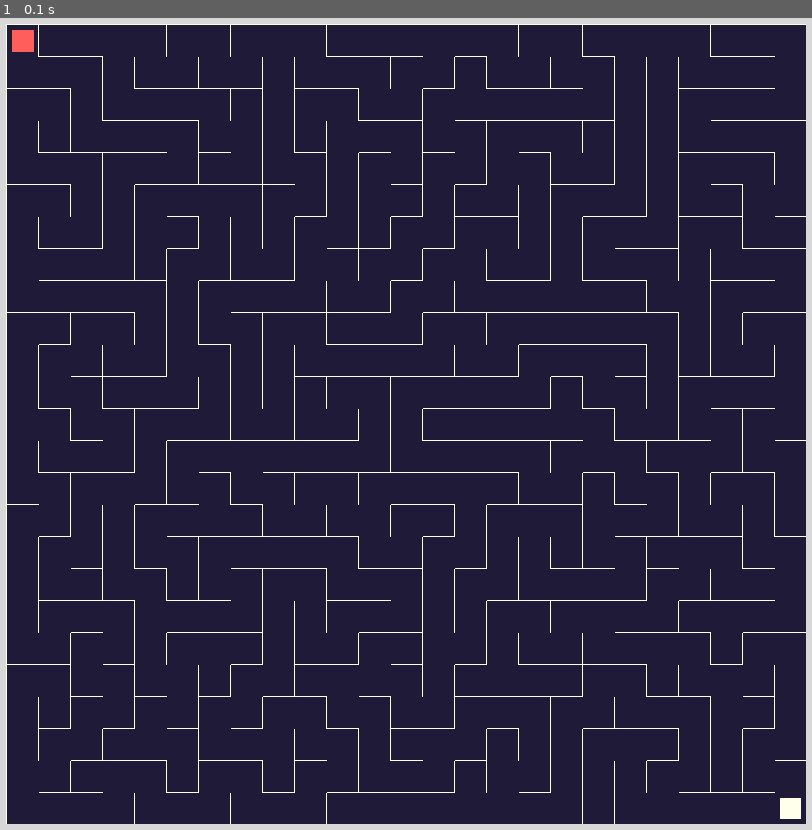
Above: before the commit, frame 1.
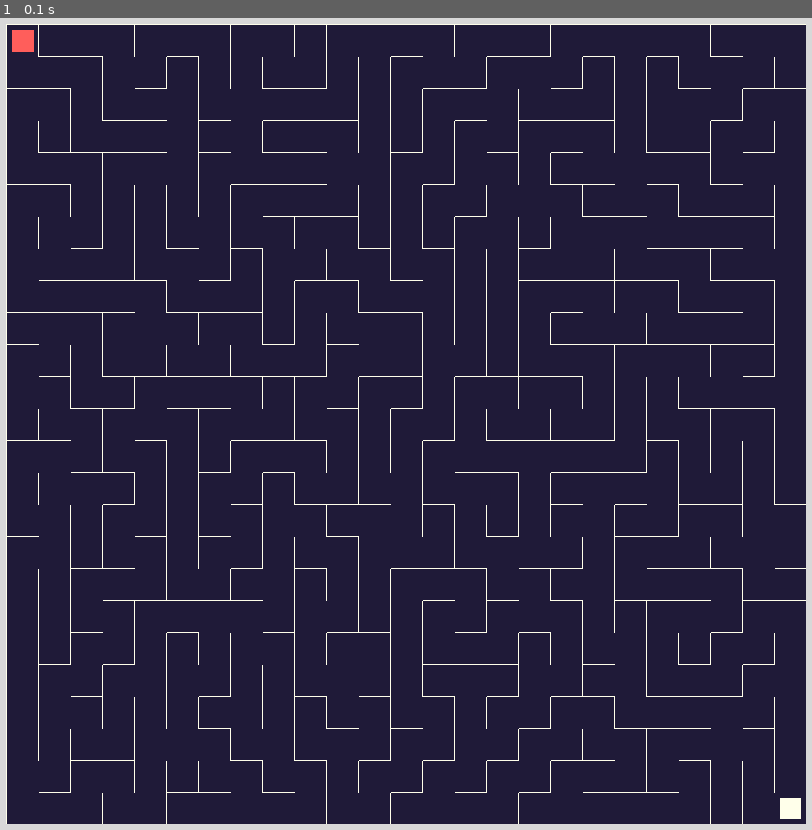
Above: after the commit, the same moment.

Repository: solens/Maze-Pygame
Game: pygame game, started from main.py
Same seed, same stepped clock (60 frames per second), same inputs: the game is played once before the commit and once after it.
Inputs:
- Up to frame 1 (0.1 s): no input

The runs differ from the first frame. In frame 1, 2.6% of the frame differs, in the area x 0-100%, y 0-100%.

Commit message:
harder puzzle

Diff:
--- a/main.py
+++ b/main.py
@@ -100,25 +100,28 @@
 
     while len(stack) > 0:
         cell = []
+        # Add complexity:
+        #   - add small chance to revisit a cell
+        revisit = random.random() > 0.95
 
         # is TOP available?
         top_cell = find_tile(tiles, step,cur_cell.x, cur_cell.y - step)
-        if top_cell and top_cell not in visited:
+        if top_cell and (top_cell not in visited or revisit):
             cell.append("top")
 
         # is BOTTOM available?
         bottom_cell = find_tile(tiles, step, cur_cell.x, cur_cell.y + step)
-        if bottom_cell and bottom_cell not in visited:
+        if bottom_cell and (bottom_cell not in visited or revisit):
             cell.append("bottom")
 
         # is RIGHT available?
         right_cell = find_tile(tiles, step, cur_cell.x + step, cur_cell.y)
-        if right_cell and right_cell not in visited:
+        if right_cell and (right_cell not in visited or revisit):
             cell.append("right")
 
         # is LEFT available?
         left_cell = find_tile(tiles, step, cur_cell.x - step, cur_cell.y)
-        if left_cell and left_cell not in visited:
+        if left_cell and (left_cell not in visited or revisit):
             cell.append("left")
 
         if len(cell) > 0:
